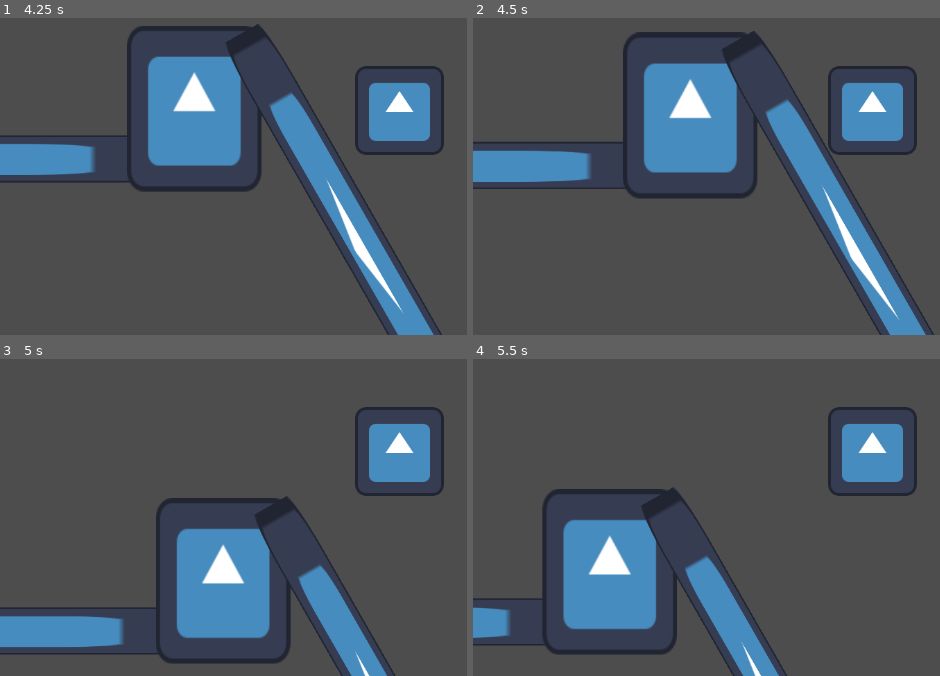
Above: before the commit, frames 1-4 (two rows, left to right).
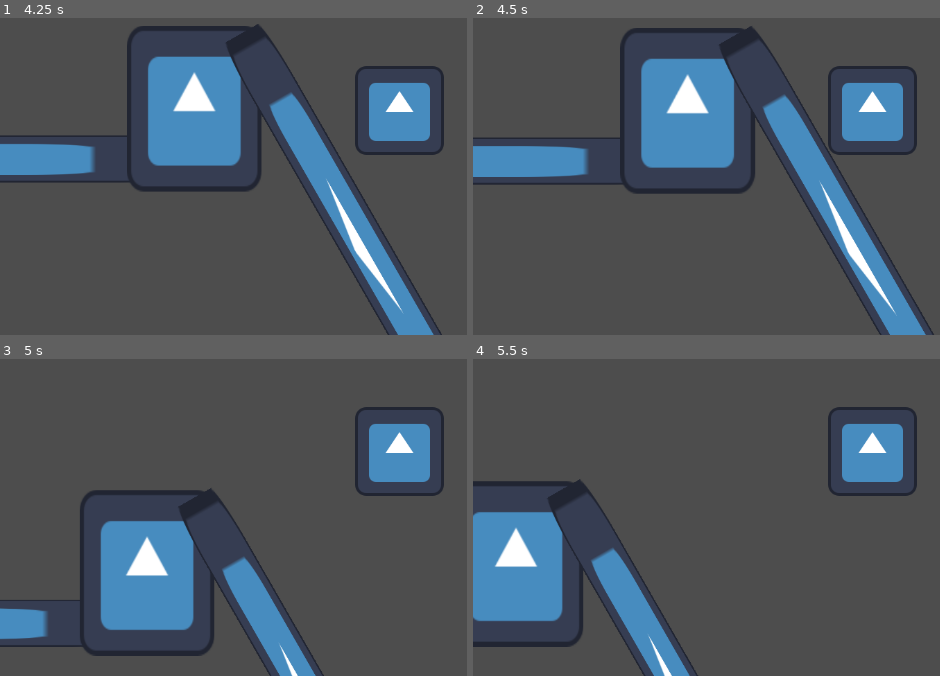
Above: after the commit, the same moments.

Repository: popatr/char
Game: Godot game, scene res://level1.tscn
Two runs of this game, one before a commit and one after it. Both use one fixed random seed, a clock stepped at 60 frames per second and the inputs below. The engine's default icon, where the game draws it, is replaced by a stand-in: a white triangle on a blue panel in a dark square.
Inputs:
- Up to frame 1 (4.25 s): tap Enter (ui_accept) at 0.5, 0.77, 1.52, 3.02, 3.77 s; hold Right (ui_right) 0.53-2.03 s; hold Left (ui_left) from 2.03 s (still down)
- Up to frame 2 (4.5 s): release Left (ui_left) at 4.28 s; hold Right (ui_right) from 4.28 s (still down)
- Up to frame 3 (5 s): keep holding Right (ui_right); tap Enter (ui_accept) at 4.52 s
- Up to frame 4 (5.5 s): keep holding Right (ui_right)

Frame 1 is identical in both runs. In frame 2, 5.3% of the frame differs, in the area x 0-92%, y 2-95%; in frame 3, 20%, in the area x 0-85%, y 40-100%; in frame 4, 19%.

Commit message:
higher jump when moving faster, floatier glide.

Diff:
--- /dev/null
+++ b/physicsInfo.gd
@@ -0,0 +1,8 @@
+class_name PhysicsInfo extends Object
+
+var onFloorTime:int = 0
+var lastSlideCollision:KinematicCollision2D = null
+var onFloor:bool = false
+var downHillDirection:int = 0
+var floorSlope:int = 0
+var floorNormal:Vector2 = Vector2.ZERO
--- a/player.gd
+++ b/player.gd
@@ -1,31 +1,31 @@
 extends CharacterBody2D
 
-
-const SPEED = 300.0
-const xaccel = 600
-const JUMP_VELOCITY = -600.0
-const MAX_GLIDE_DOWN = 80
-const MAX_AIR_JUMPS = 0
-var air_jumps=MAX_AIR_JUMPS
-var jumpRequestedTime = 0
-var onFloorTime = 0
+const AIR_RESISTANCE:float = 2
+const SPEED:float = 300.0
+const xaccel:float = 600
+const JUMP_VELOCITY:float = 600.0
+const MAX_GLIDE_DOWN:int = 80
+const MAX_AIR_JUMPS:int = 0
+var air_jumps:int=MAX_AIR_JUMPS
+var jumpRequestedTime:int=0
+var physicsInfo:PhysicsInfo = PhysicsInfo.new()
 
 # Get the gravity from the project settings to be synced with RigidBody nodes.
 var gravity = ProjectSettings.get_setting("physics/2d/default_gravity")
 
 
 func _physics_process(delta):
-	var glide=MAX_GLIDE_DOWN
+	CollectPhysicsInfo()
+	var glide: int = MAX_GLIDE_DOWN
 
 	if Input.is_action_pressed("ui_down"):
 		glide*=	4
 
 	# Add the gravity.
-	if not is_on_floor():
+	if not physicsInfo.onFloor:
 		velocity.y += gravity * delta
 		velocity.y = min(velocity.y, glide)
 	else:
-		onFloorTime = Time.get_ticks_msec()
 		air_jumps=MAX_AIR_JUMPS
 
 	# Handle jump.
@@ -42,19 +42,52 @@
 
 	# Get the input direction and handle the movement/deceleration.
 	# As good practice, you should replace UI actions with custom gameplay actions.
-	var direction = Input.get_axis("ui_left", "ui_right")
-	velocity.x = move_toward(velocity.x, direction*SPEED, xaccel*delta)
+	var direction: float = Input.get_axis("ui_left", "ui_right")
+	velocity.x = move_toward(velocity.x, GetTargetSpeed(direction, SPEED), GetAccel(direction, xaccel, delta))
 	move_and_slide()
 
-const JUMP_REQUEST_RECENT_ENOUGH = 500
-func JumpRequestedRecentlyEnough():
+const JUMP_REQUEST_RECENT_ENOUGH: int = 500
+func JumpRequestedRecentlyEnough() -> bool:
 	return Time.get_ticks_msec() - jumpRequestedTime < JUMP_REQUEST_RECENT_ENOUGH
 
-const ON_FLOOR_RECENT_ENOUGH = 500
-func OnFloorRecentlyEnough():
-	return Time.get_ticks_msec() - onFloorTime < ON_FLOOR_RECENT_ENOUGH
+const ON_FLOOR_RECENT_ENOUGH: int = 500
+func OnFloorRecentlyEnough() -> bool:
+	return Time.get_ticks_msec() - physicsInfo.onFloorTime < ON_FLOOR_RECENT_ENOUGH
 
 func Jump(jumpNumber:int):
 	jumpRequestedTime = 0
-	onFloorTime=0
-	velocity.y = JUMP_VELOCITY
+	physicsInfo.onFloorTime=0
+	physicsInfo.onFloor=false
+	var xspd            = abs(velocity.x)
+	var pctSpeed: float = SPEED * 0.8
+	var extraJump       = 0 if xspd < pctSpeed else (xspd-pctSpeed)/ SPEED * JUMP_VELOCITY /3
+	velocity.y -= (JUMP_VELOCITY + extraJump)
+
+func GetTargetSpeed(direction:float, speed:float) -> float:
+	var goingDownHill:bool = physicsInfo.downHillDirection == 1 && direction == 1
+	var extraSpeed:float = 0 if !goingDownHill else speed * physicsInfo.floorNormal.x * 2
+	speed += extraSpeed
+	return direction * speed
+
+func GetAccel(direction:float, accel:float, delta:float) -> float:
+	if !physicsInfo.onFloor:
+		if(direction == 0):
+			return AIR_RESISTANCE;  #in air, no effort, no acceleration
+		var couldPropelSelfFasterInSameDirection = abs(velocity.x) < SPEED
+		var propelingFasterInSameDirection: bool = (direction>0) == (velocity.x>0) && couldPropelSelfFasterInSameDirection
+		var pushingAgainstVelocity: bool         = (velocity.x >0) != (direction >0)
+		if(!propelingFasterInSameDirection && !pushingAgainstVelocity ):
+			return AIR_RESISTANCE;
+	var goingDownHill:bool = physicsInfo.downHillDirection == 1 && direction == 1
+	var extraAccel:float = 0 if !goingDownHill else accel * physicsInfo.floorNormal.x * 2
+	if(extraAccel > 0):
+		accel += extraAccel
+	return accel * delta
+
+func CollectPhysicsInfo():
+	physicsInfo.onFloor = is_on_floor()
+	physicsInfo.floorNormal = Vector2.ZERO if !physicsInfo.onFloor else get_floor_normal()
+	if physicsInfo.onFloor: physicsInfo.onFloorTime = Time.get_ticks_msec()
+	physicsInfo.lastSlideCollision = get_last_slide_collision()
+	physicsInfo.downHillDirection = 0 if !physicsInfo.onFloor else 1 if physicsInfo.floorNormal.x > 0 else -1
+	physicsInfo.floorSlope = 0 if (!physicsInfo.onFloor) else get_floor_angle()
Not shown, changed: .gitignore
